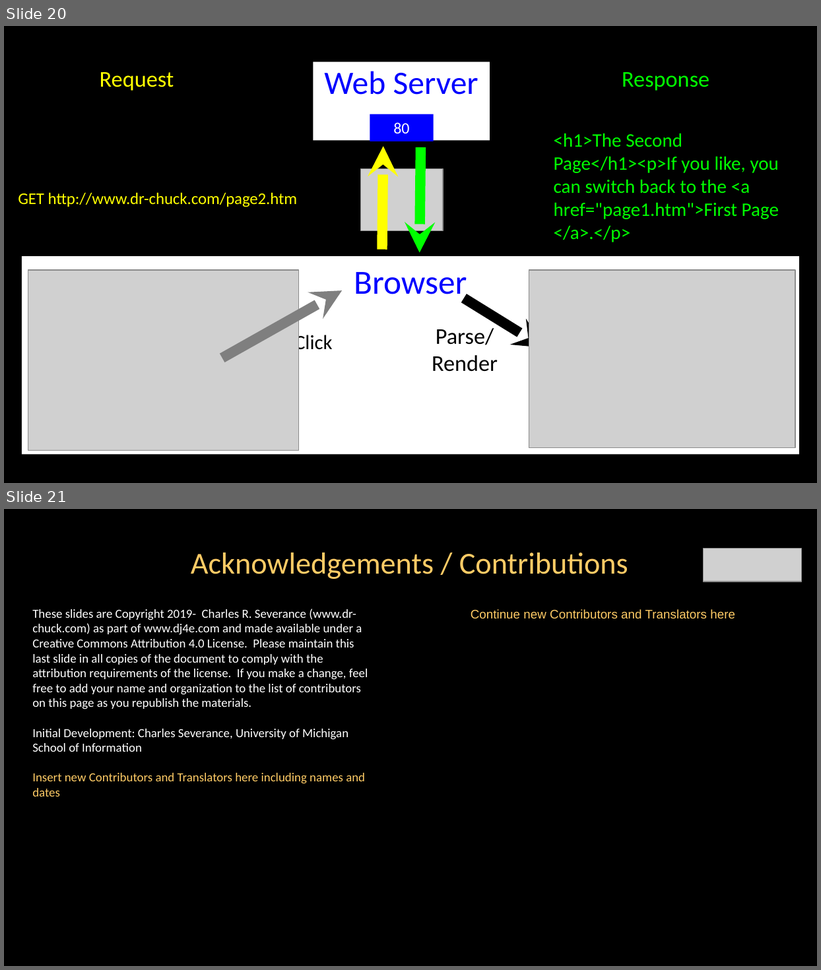
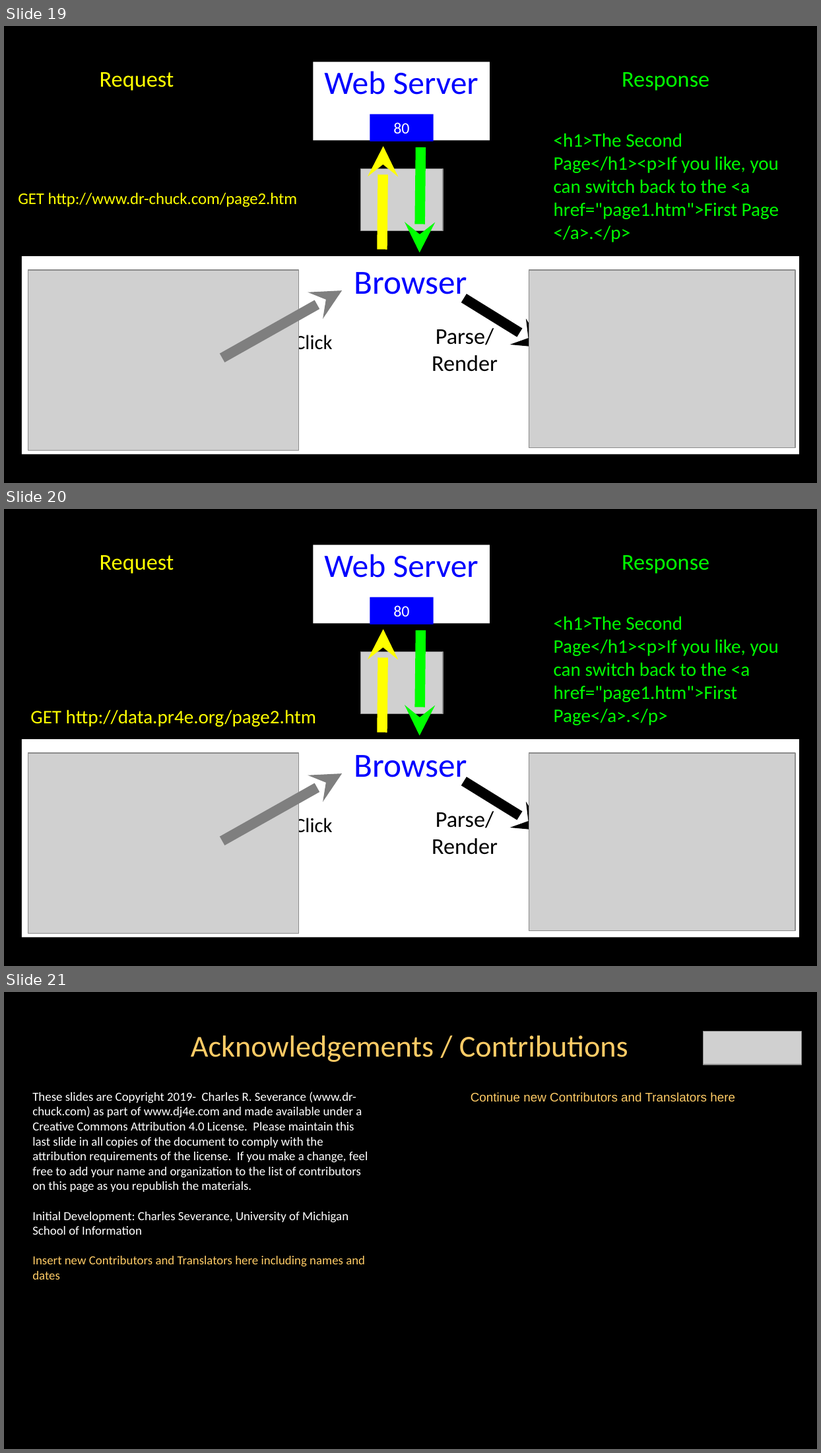
Before and after one commit to csev/dj4e, a slide deck: lectures/Web-01-HTTP.ppt. Shown one above the other, each under a label of ours: slides 20 and 21 before the commit, slides 19, 20 and 21 after it. The pictures are 821x970 and 821x1453 pixels, drawn with LibreOffice and Linux fonts; fonts in the diff are those of the drawing; grey boxes stand for pictures. Boxes give left, top, right and bottom in pixels: in the first picture for what was removed or moved away, otherwise in the second. Text is boxed around its words. In the diff, an @@ line names an element or a change of style, - is before the commit and + after.

```diff
--- a/lectures/Web-01-HTTP.ppt
+++ b/lectures/Web-01-HTTP.ppt
@@ slide 20 added at (4, 509, 817, 966), background #000000; not listed: 3 template elements that a slide beside it also shows @@
@@ rectangle added at (313, 545, 490, 624), fill #FFFFFF, 29 pt, text #0000FF @@
+Web Server
@@ text added at (100, 555, 174, 574), 20 pt, text #FFFF00 @@
+Request
@@ text added at (622, 555, 710, 574), 20 pt, text #00FF00 @@
+Response
@@ rectangle added at (370, 597, 433, 625), fill #0000FF, 14 pt, text #FFFFFF @@
+80
@@ text added at (554, 616, 780, 725), 17 pt, text #00FF00 @@
+<h1>The Second Page</h1><p>If you like, you can switch back to the <a href="page1.htm">First Page</a>.</p>
@@ arrow added from (382, 733) to (383, 629), #FFFF00 9.01 pt @@
@@ arrow added from (421, 630) to (420, 736), #00FF00 9.01 pt @@
@@ picture added at (361, 652, 443, 715) @@
@@ text added at (30, 710, 316, 727), 17 pt, text #FFFF00 @@
+GET http://data.pr4e.org/page2.htm
@@ rectangle added at (22, 740, 799, 938), fill #FFFFFF, 30 pt, text #0000FF @@
+Browser
@@ picture added at (28, 754, 298, 934) @@
@@ picture added at (529, 754, 795, 932) @@
@@ arrow added from (222, 842) to (343, 774), #7F7F7F 9.01 pt @@
@@ arrow added from (464, 782) to (544, 831), #000000 9.01 pt @@
@@ text added at (294, 815, 332, 838), 18 pt, text #000000 @@
+Click
@@ text added at (432, 811, 498, 855), 20 pt, text #000000 @@
+Parse/
+Render
@@ what was slide 20 is now slide 19 @@
```
Also in this commit, not shown: 7 slides changed, 1 slide removed.
